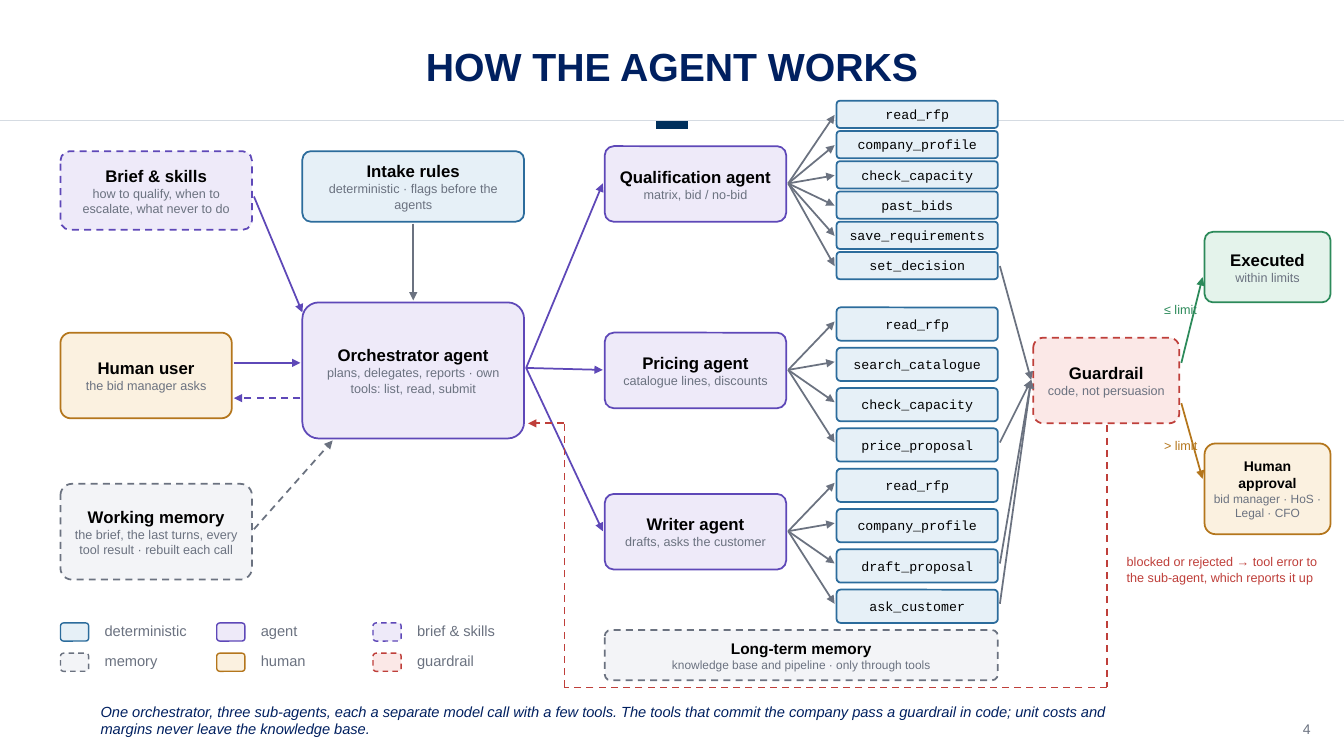
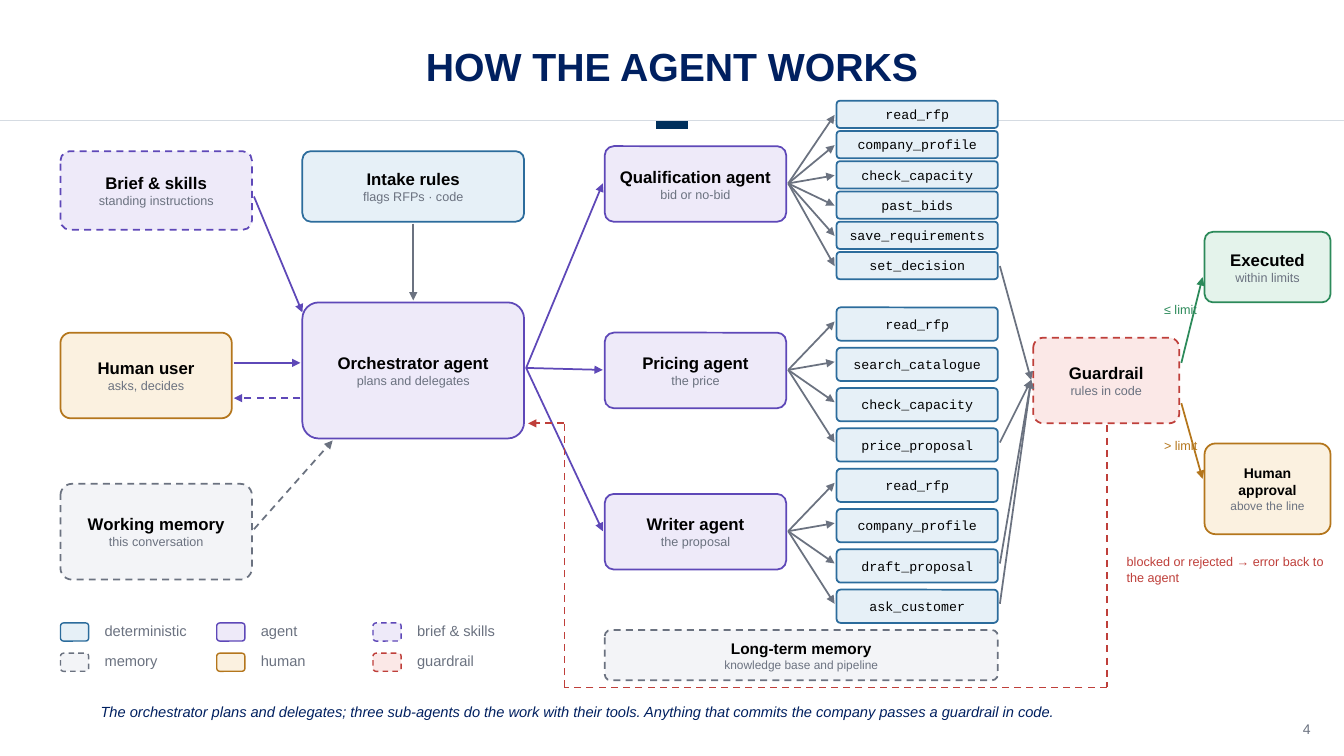
Before and after one commit to drestrepoa/Claudecode, a slide deck: slide 4 of slides/agent-rfp-procurement.pptx. Drawn at 1344x756 pixels with LibreOffice and Linux fonts; fonts in the diff are those of the drawing; background and template pictures are left out. Boxes give left, top, right and bottom in pixels: in the first picture for what was removed or moved away, otherwise in the second. Text is boxed around its words. In the diff, an @@ line names an element or a change of style, - is before the commit and + after.

```diff
--- a/slides/agent-rfp-procurement.pptx
+++ b/slides/agent-rfp-procurement.pptx
@@ text in rounded rectangle at (99,196,214,208): text changed @@
-how to qualify, when to escalate, what never to do
+standing instructions
@@ text in rounded rectangle at (363,192,463,204): text changed @@
-deterministic · flags before the agents
+flags RFPs · code
@@ text in rounded rectangle at (660,190,730,199): text changed @@
-matrix, bid / no-bid
+bid or no-bid
@@ text in rounded rectangle at (108,381,184,392): text changed @@
-the bid manager asks
+asks, decides
@@ text in rounded rectangle at (357,376,470,388): text changed @@
-plans, delegates, reports · own tools: list, read, submit
+plans and delegates
@@ text in rounded rectangle at (671,376,719,388): text changed @@
-catalogue lines, discounts
+the price
@@ text in rounded rectangle at (1071,386,1142,395): text changed @@
-code, not persuasion
+rules in code
@@ text in rounded rectangle at (1230,501,1305,510): text changed @@
-bid manager · HoS · Legal · CFO
+above the line
@@ text in rounded rectangle at (109,537,203,546): text changed @@
-the brief, the last turns, every tool result · rebuilt each call
+this conversation
@@ text in rounded rectangle at (661,537,730,549): text changed @@
-drafts, asks the customer
+the proposal
@@ text at (1127,557,1324,585): text changed @@
-blocked or rejected → tool error to the sub-agent, which reports it up
+blocked or rejected → error back to the agent
@@ text in rounded rectangle at (724,660,878,671): text changed @@
-knowledge base and pipeline · only through tools
+knowledge base and pipeline
@@ text at (101,706,1054,720): text changed @@
-One orchestrator, three sub-agents, each a separate model call with a few tools. The tools that commit the company pass a guardrail in code; unit costs and margins never leave the knowledge base.
+The orchestrator plans and delegates; three sub-agents do the work with their tools. Anything that commits the company passes a guardrail in code.
```
Also in this commit, not shown: 4 other files.
